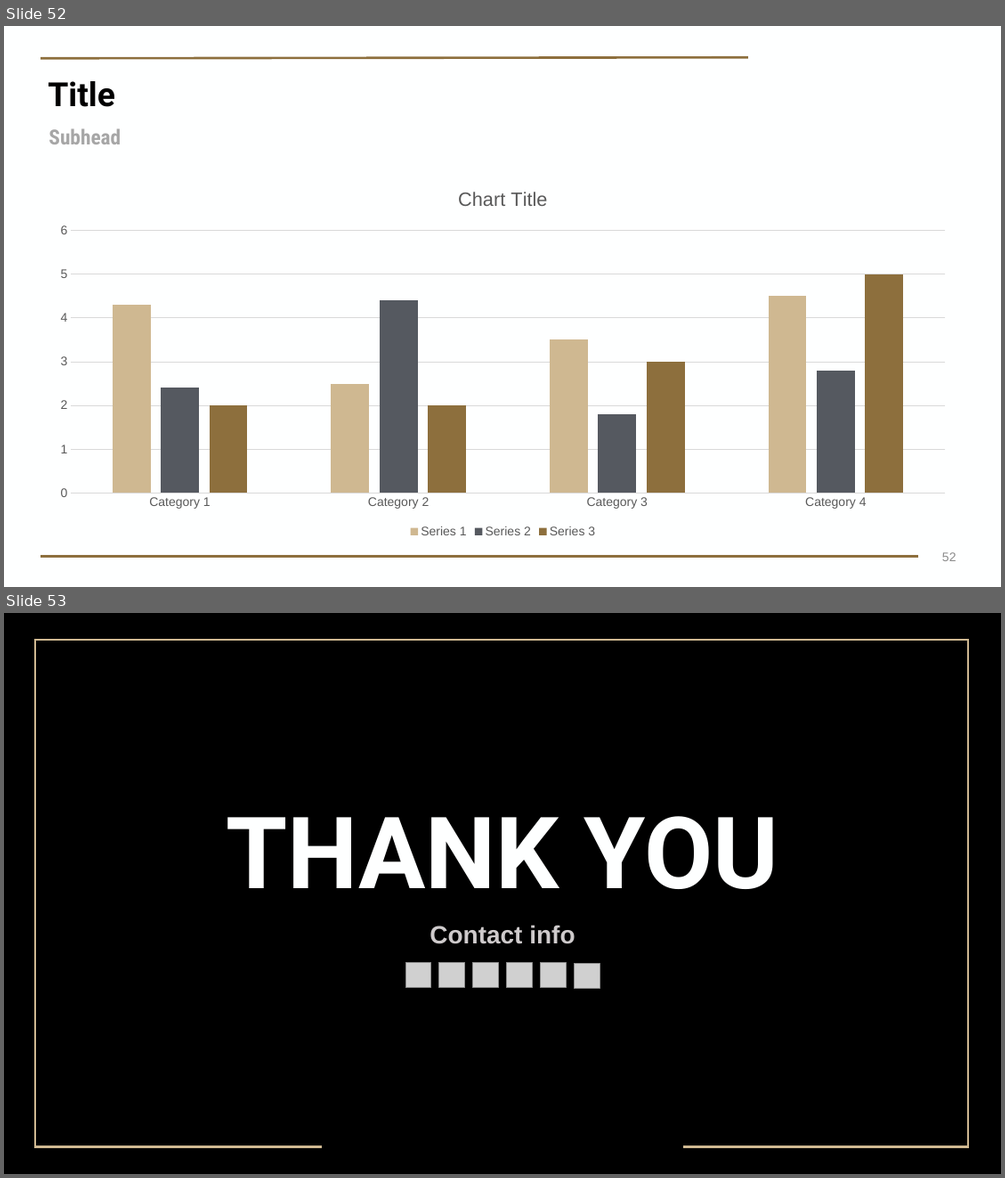
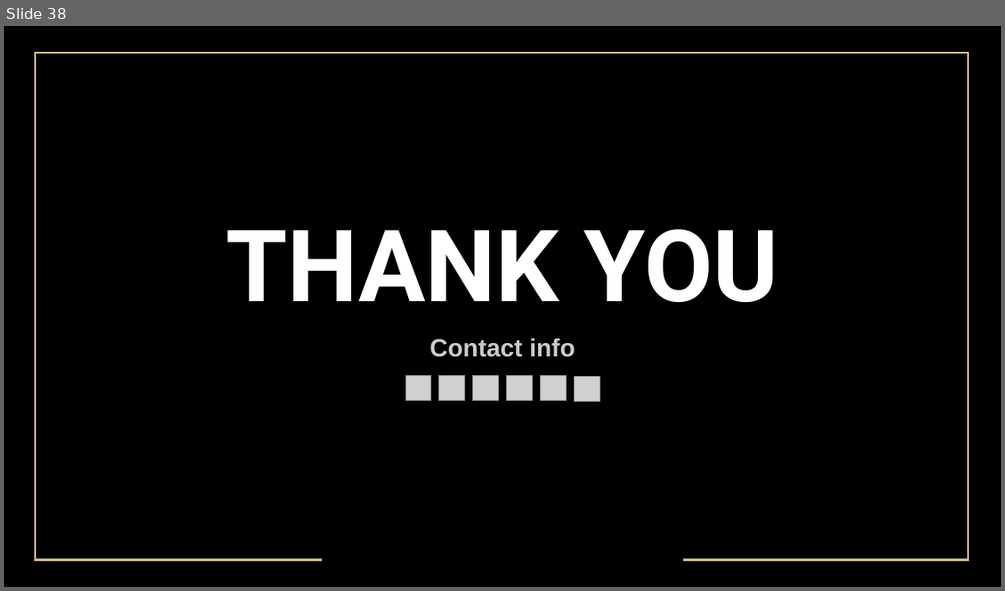
Before and after one commit to Brook-nimuit/AI_HALLUCINATION_CASCADE, a slide deck: PurdueUniversity-Presentation-Template-Widescreen-BrandFonts-2026.pptx/PurdueUniversity-Presentation-Template-Widescreen-BrandFonts-2026.pptx. Shown one above the other, each under a label of ours: slides 52 and 53 before the commit, slide 38 after it. The pictures are 1005x1178 and 1005x591 pixels, drawn with LibreOffice and Linux fonts; fonts in the diff are those of the drawing; grey boxes stand for pictures; background and template pictures are left out. Boxes give left, top, right and bottom in pixels: in the first picture for what was removed or moved away, otherwise in the second. Text is boxed around its words. In the diff, an @@ line names an element or a change of style, - is before the commit and + after.

```diff
--- a/PurdueUniversity-Presentation-Template-Widescreen-BrandFonts-2026.pptx/PurdueUniversity-Presentation-Template-Widescreen-BrandFonts-2026.pptx
+++ b/PurdueUniversity-Presentation-Template-Widescreen-BrandFonts-2026.pptx/PurdueUniversity-Presentation-Template-Widescreen-BrandFonts-2026.pptx
@@ slide 52 removed at (4, 26, 1001, 587), background #FEFFFF @@
@@ line removed from (748, 57) to (40, 58) @@
@@ title removed at (48, 81, 115, 107) @@
-Title
@@ text removed at (48, 128, 121, 144) @@
-Subhead
@@ column chart removed at (42, 172, 963, 541) @@
-categories: Category 1, Category 2, Category 3, Category 4
-Series 1: 4.3, 2.5, 3.5, 4.5
-Series 2: 2.4, 4.4, 1.8, 2.8
-Series 3: 2, 2, 3, 5
@@ line removed from (919, 556) to (40, 556) @@
@@ page number removed at (942, 552, 956, 561) @@
-52
@@ what was slide 53 is now slide 38 @@
```
Also in this commit, not shown: 10 slides changed, 8 slides added, 23 other slides removed, 16 other files.
